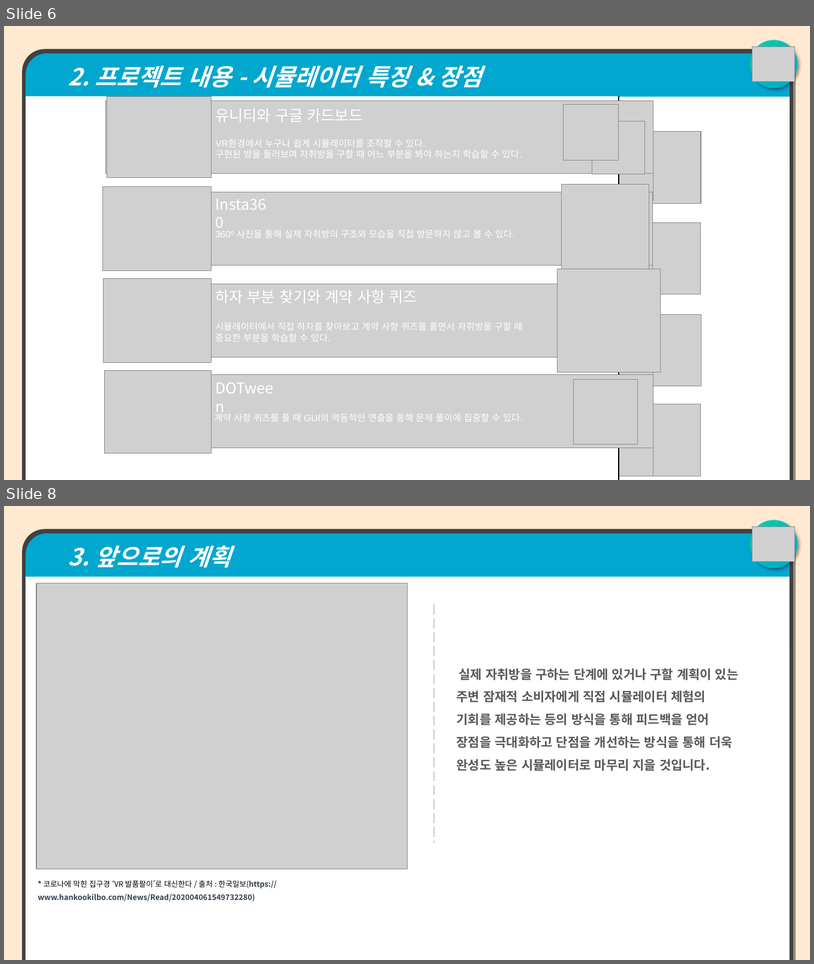
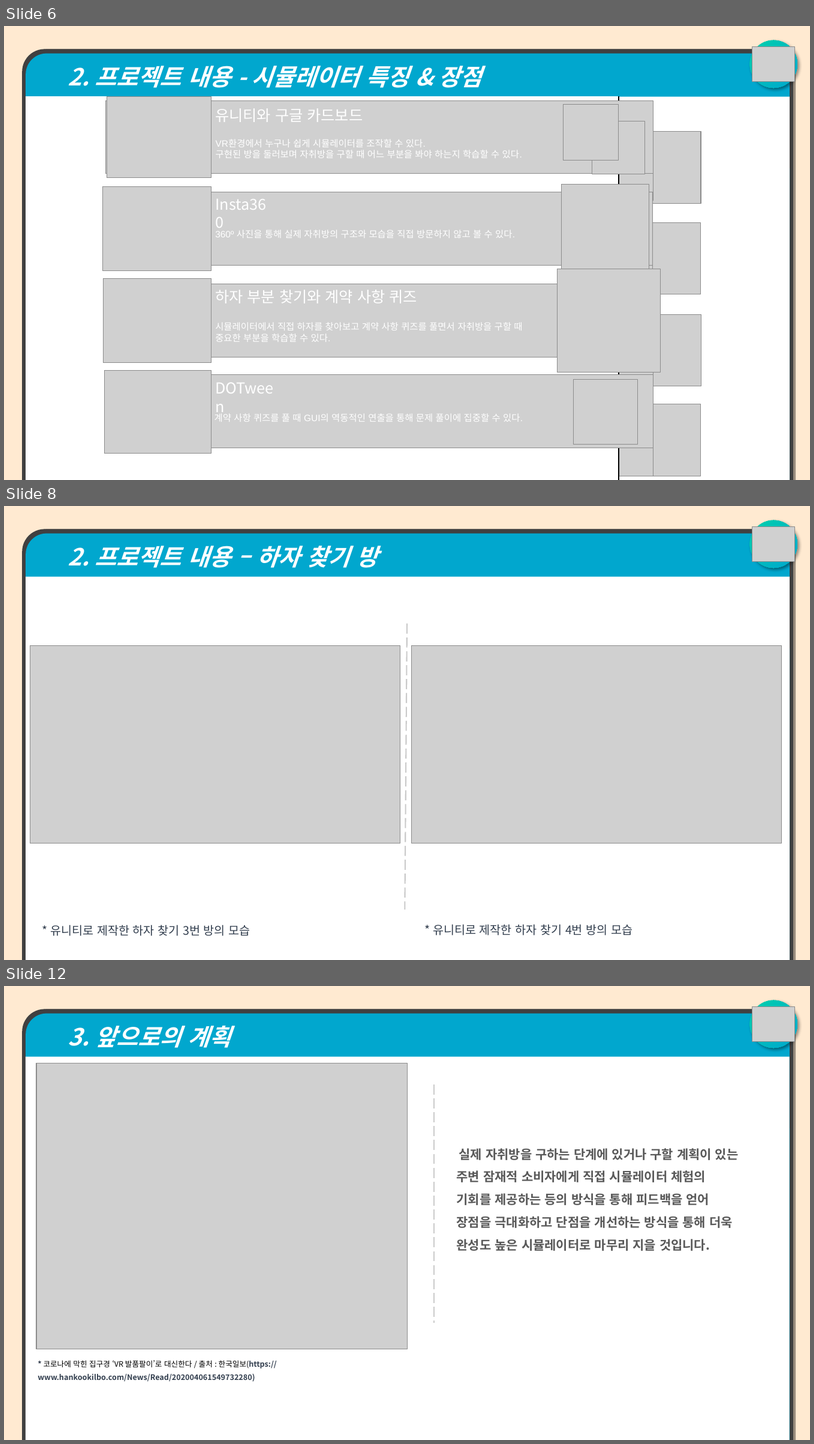
Before and after one commit to jangho1016/2022_1_CapstoneDesign, a slide deck: Final Assignments/파라노이드 팀 발표용 PPT.pptx. Shown one above the other, each under a label of ours: slides 6 and 8 before the commit, slides 6, 8 and 12 after it; the slides between them are not shown. The pictures are 814x964 and 814x1444 pixels, drawn with LibreOffice and Linux fonts; fonts in the diff are those of the drawing; grey boxes stand for pictures. Boxes give left, top, right and bottom in pixels: in the first picture for what was removed or moved away, otherwise in the second. Text is boxed around its words. In the diff, an @@ line names an element or a change of style, - is before the commit and + after.

```diff
--- a/Final Assignments/파라노이드 팀 발표용 PPT.pptx
+++ b/Final Assignments/파라노이드 팀 발표용 PPT.pptx
@@ slide 8 added at (4, 506, 810, 960), background #FFEAD1 @@
@@ ellipse added at (750, 520, 798, 568), fill gradient #01A7CE to #00D0AC @@
@@ round same rect added at (22, 529, 794, 960), fill #404040 @@
@@ round same rect added at (26, 533, 791, 960), fill #01A7CE, 28 pt, text #FFFFFF, bold, italic @@
+  2. 프로젝트 내용 – 하자 찾기 방
@@ picture added at (752, 526, 795, 562) @@
@@ rectangle added at (26, 577, 791, 960), fill #FFFFFF @@
@@ line added from (408, 624) to (405, 910), #CACACA 1.5 pt dashed @@
@@ picture added at (30, 646, 400, 844) @@
@@ picture added at (412, 646, 782, 844) @@
@@ text added at (51, 924, 251, 936), 14 pt, text #333F50 @@
+* 유니티로 제작한 하자 찾기 3번 방의 모습
@@ text added at (433, 924, 633, 935), 14 pt, text #333F50 @@
+* 유니티로 제작한 하자 찾기 4번 방의 모습
@@ what was slide 8 is now slide 12 @@
```
Also in this commit, not shown: 4 slides changed, 4 other slides added.
